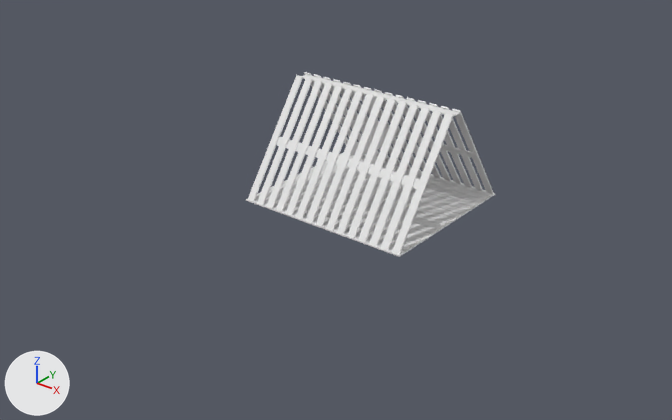
One commit to the FBX model Assets/3D/Ukryte Przejscie/Układ desek 3.fbx: the scene before it, then after it.
One viewpoint serves both versions: a 50 mm camera at (108.7, -148.7, 87.0) aimed at (-7.2, -3.9, -2.8). Lighting does not change. The marker at lower left points along +X, +Y and +Z. The older version comes first.

Before the edit, the objects in view are built like this:
```python
me_cube_019 = bpy.data.meshes.new('Cube.019')
me_cube_019.from_pydata(...)  # 416 vertices, 316 faces; spans x -20.3..20.3, y -18.3..18.2, z -8.8..15.5
me_cube_019.materials.append(mat_deski)  # white #e7e7e7
ob_układ_3 = bpy.data.objects.new('Układ 3', me_cube_019)
ob_układ_3.location = (-0.3, 0.1, 9.4)
```
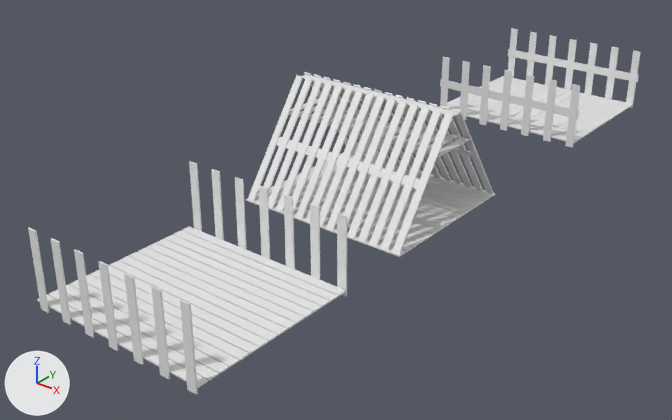
Where the newer file only moved an object's origin or applied its transform, the numbers keep the older frame.

The edits, one by one:
Mesh me_cube_014 is new.
It has 240 vertices, 180 faces and spans x -20.6..20.0, y -18.6..18.6, z -4.4..11.6.
It uses material mat_deski (white #e7e7e7).
Mesh me_cube_011 is new.
It has 280 vertices, 210 faces and spans x -20.6..20.3, y -18.6..18.6, z -4.4..11.6.
It uses material mat_deski (white #e7e7e7).
Object 'Układ 2' (ob_układ_2) is new; it shows me_cube_014.
Its location is (-0.1, -53.1, 4.2).
Object 'Układ 1' (ob_układ_1) is new; it shows me_cube_011.
Its location is (0.0, 75.2, 4.1).

Where the change shows, as pixel boxes (x1, y1, x2, y2) in the pictures (672 x 420 px):
'Układ 2', added
    after: (28, 161, 347, 395)
'Układ 1', added
    after: (439, 28, 641, 148)
